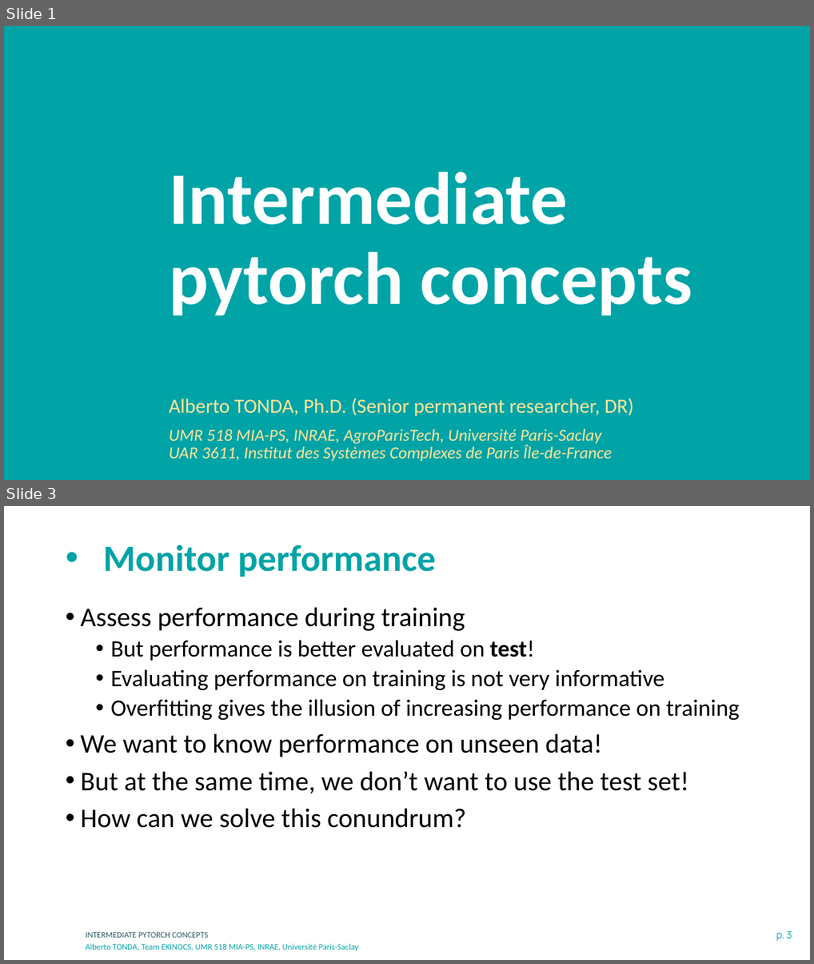
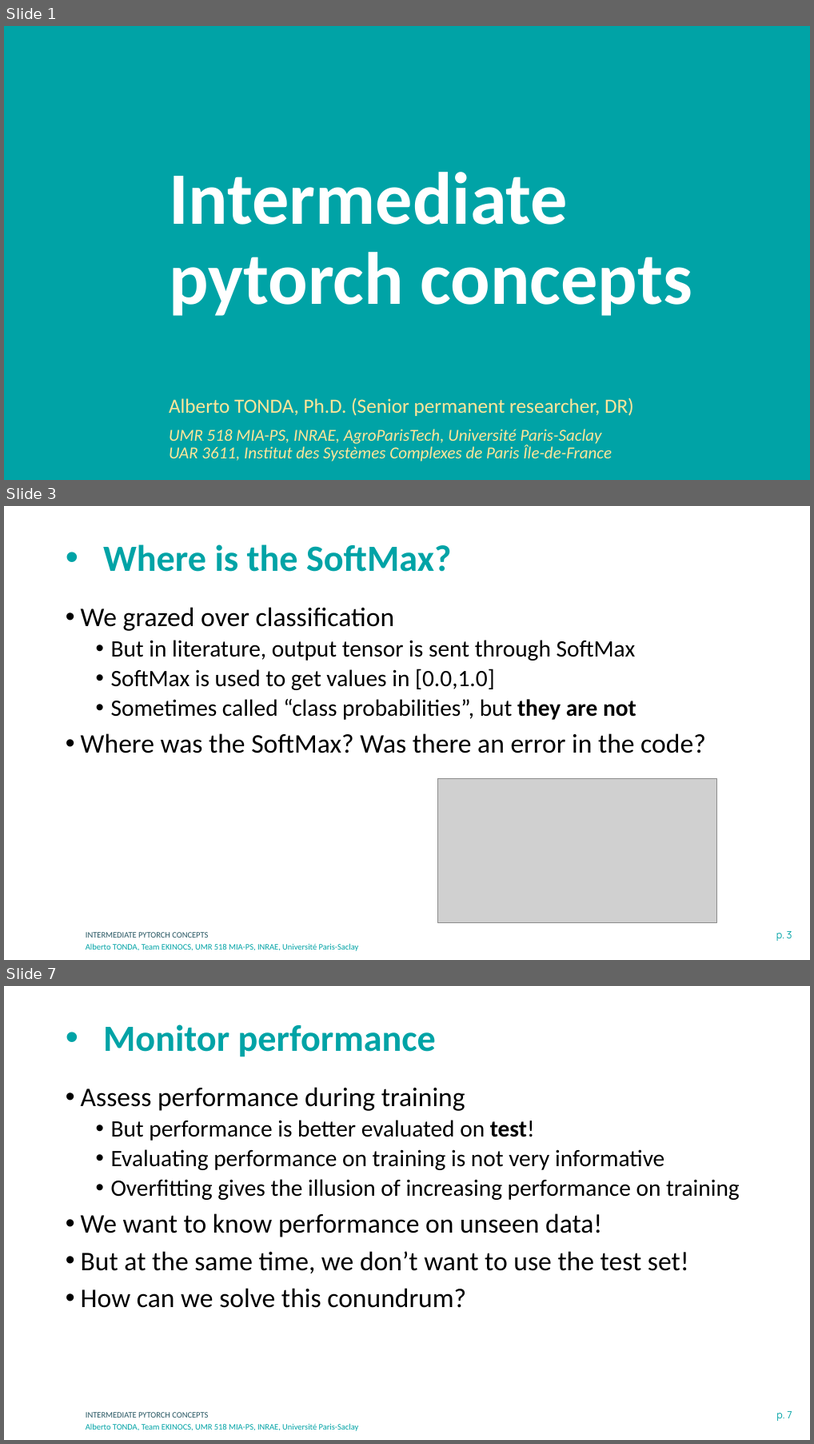
Before and after one commit to albertotonda/teaching, a slide deck: deep-learning-in-practice-with-pytorch/1-intermediate-pytorch.pptx. Shown one above the other, each under a label of ours: slides 1 and 3 before the commit, slides 1, 3 and 7 after it; the slides between them are not shown. The pictures are 814x964 and 814x1444 pixels, drawn with LibreOffice and Linux fonts; fonts in the diff are those of the drawing; grey boxes stand for pictures; background and template pictures are left out. Boxes give left, top, right and bottom in pixels: in the first picture for what was removed or moved away, otherwise in the second. Text is boxed around its words. In the diff, an @@ line names an element or a change of style, - is before the commit and + after.

Commit message:
Class updated to 2024

```diff
--- a/deep-learning-in-practice-with-pytorch/1-intermediate-pytorch.pptx
+++ b/deep-learning-in-practice-with-pytorch/1-intermediate-pytorch.pptx
@@ slide 3 added at bbox=[4, 506, 810, 960], background #FFFFFF; not listed: 3 template elements that a slide beside it also shows @@
@@ title added at bbox=[103, 544, 451, 572], 44 pt, text #00A3A6, bold @@
+• Where is the SoftMax?
@@ text added at bbox=[81, 607, 706, 753], 28 pt, text #000000 @@
+• We grazed over classification
+  • But in literature, output tensor is sent through SoftMax
+  • SoftMax is used to get values in [0.0,1.0]
+  • Sometimes called “class probabilities”, but they are not
+• Where was the SoftMax? Was there an error in the code?
@@ picture added at bbox=[438, 778, 718, 922] @@
@@ what was slide 3 is now slide 7 @@
@@ page number at bbox=[777, 1411, 792, 1420]: text changed @@
-p. 3
+p. 7
```
Also in this commit, not shown: 2 slides changed, 3 other slides added, 25 other files.
